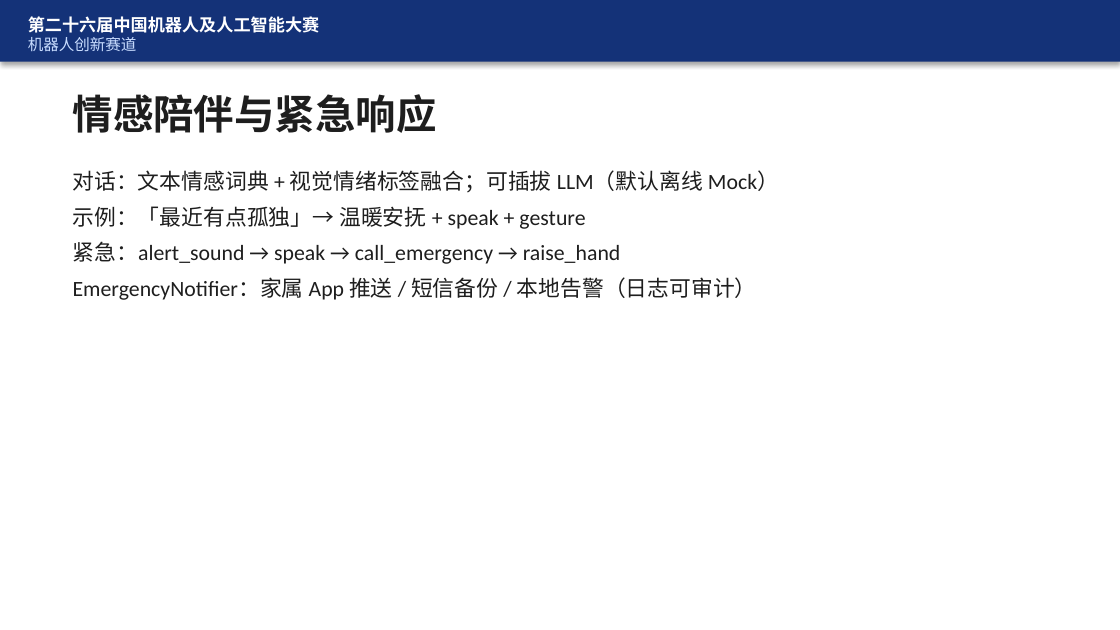
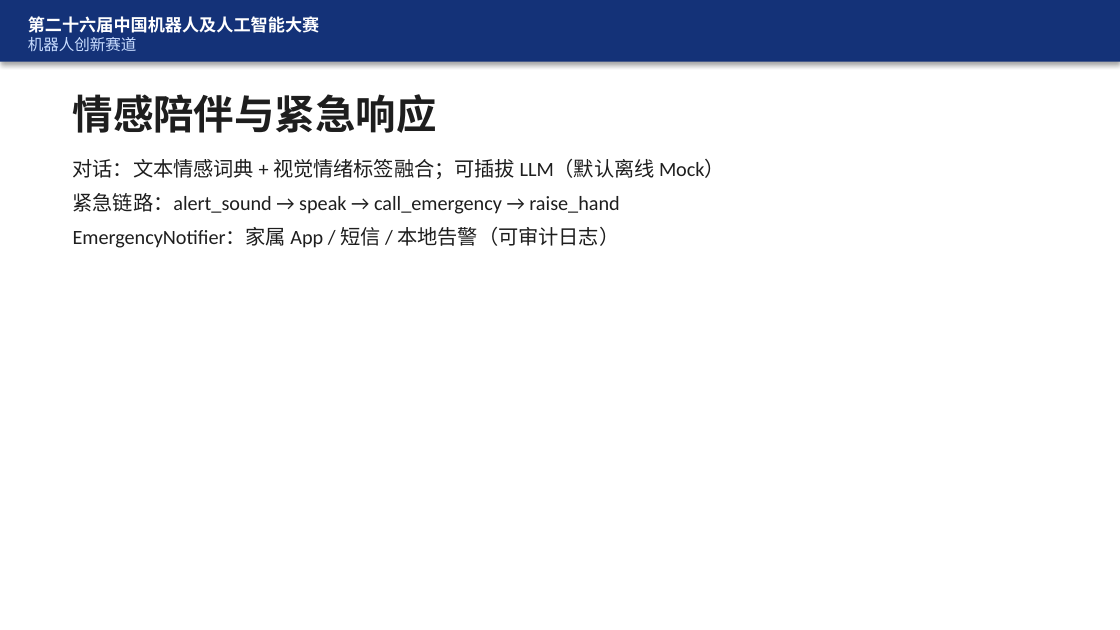
Before and after one commit to FBB123571/ElderCare-Humanoid-Platform, a slide deck: slide 10 of docs/答辩_CareCompanion.pptx. Drawn at 1120x630 pixels with LibreOffice and Linux fonts; fonts in the diff are those of the drawing. Boxes give left, top, right and bottom in pixels: in the first picture for what was removed or moved away, otherwise in the second. Text is boxed around its words. In the diff, an @@ line names an element or a change of style, - is before the commit and + after.

```diff
--- a/docs/答辩_CareCompanion.pptx
+++ b/docs/答辩_CareCompanion.pptx
@@ text "对话：文本情感词典 + 视觉情绪标签融合；可插拔 LLM（默认离线 Mock）": place and size @@
-text "对话：文本情感词典 + 视觉情绪标签融合；可插拔 LLM（默认离线 Mock）" at [73, 170, 779, 300]
+text "对话：文本情感词典 + 视觉情绪标签融合；可插拔 LLM（默认离线 Mock）" at [73, 159, 725, 248]
@@ text at [73, 159, 725, 179]: size 14 to 13 pt in "对话：文本情感词典 + 视觉情绪标签融合；可插拔 LLM（默认离线 Mock）" @@
@@ text at [73, 193, 619, 248]: text changed; size 14 to 13 pt @@
-示例：「最近有点孤独」→ 温暖安抚 + speak + gesture
-紧急：alert_sound → speak → call_emergency → raise_hand
-EmergencyNotifier：家属 App 推送 / 短信备份 / 本地告警（日志可审计）
+紧急链路：alert_sound → speak → call_emergency → raise_hand
+EmergencyNotifier：家属 App / 短信 / 本地告警（可审计日志）
```
Also in this commit, not shown: 2 other slides changed, 6 slides added, 8 other files.
